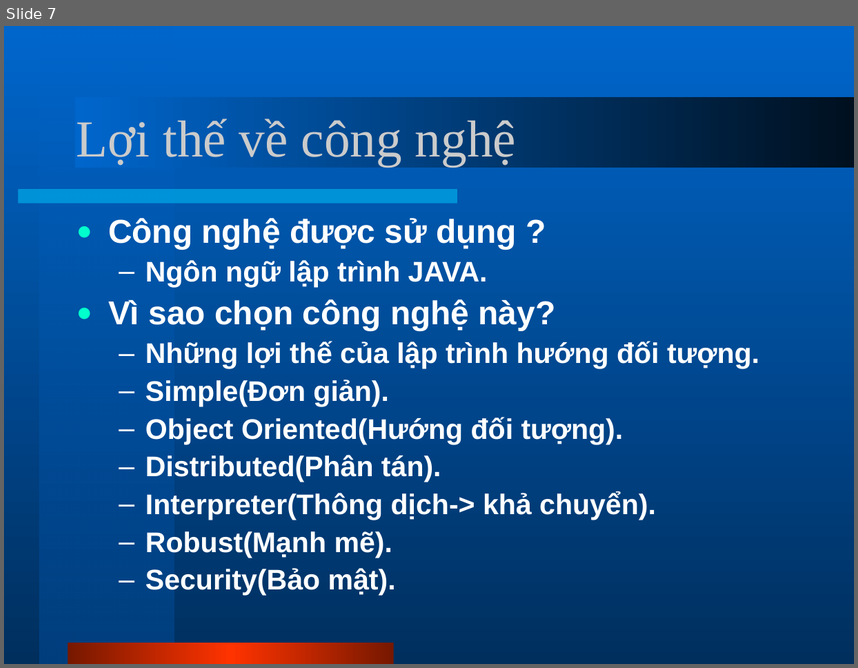
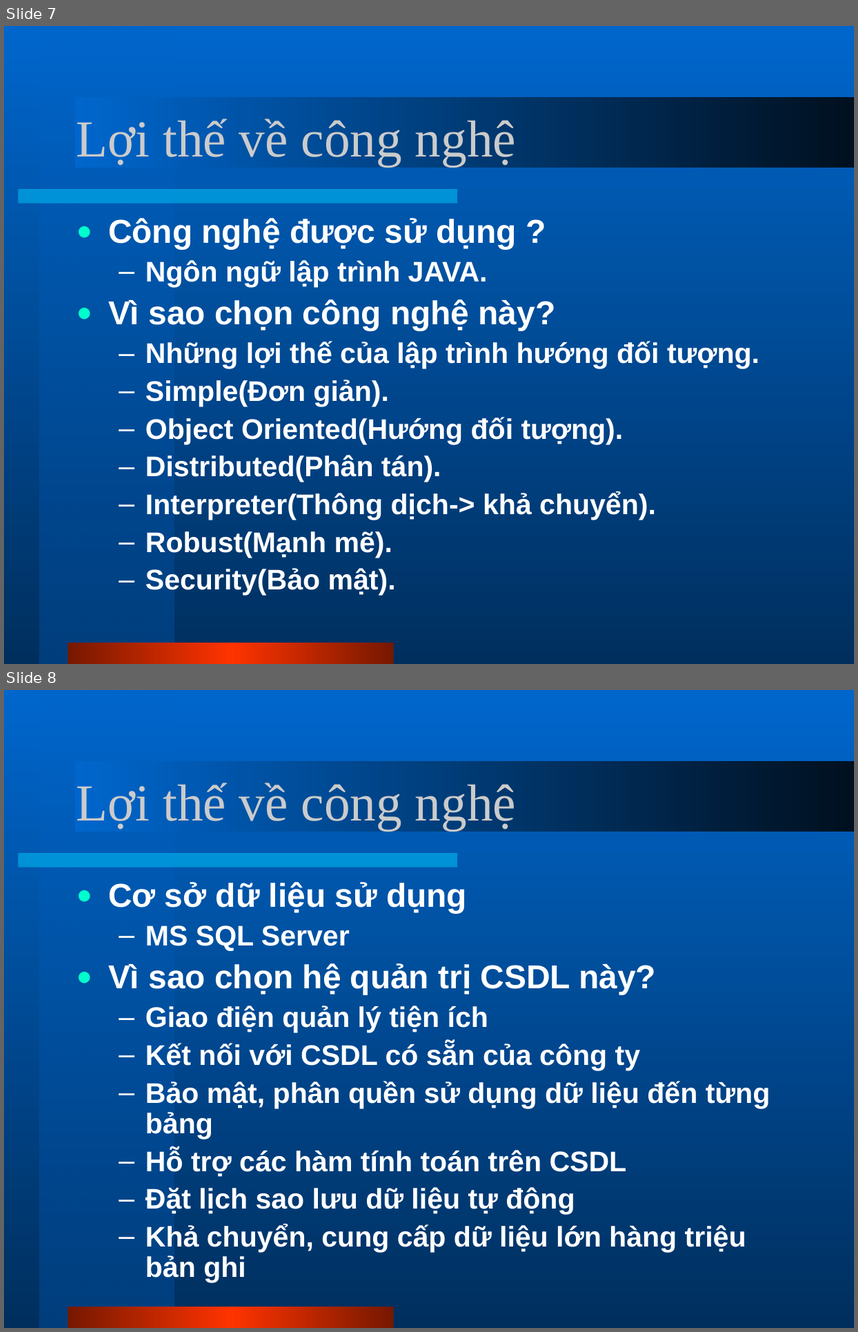
Before and after one commit to phamtuanchip/PHS, a slide deck: Documents/slides.ppt. Shown one above the other, each under a label of ours: slide 7 before the commit, slides 7 and 8 after it. The pictures are 858x668 and 858x1332 pixels, drawn with LibreOffice and Linux fonts; fonts in the diff are those of the drawing. Boxes give left, top, right and bottom in pixels: in the first picture for what was removed or moved away, otherwise in the second. Text is boxed around its words. In the diff, an @@ line names an element or a change of style, - is before the commit and + after.

```diff
--- a/Documents/slides.ppt
+++ b/Documents/slides.ppt
@@ slide 8 added at [4, 690, 854, 1328], background gradient #0066CC to #002F5E; not listed: 4 template elements that a slide beside it also shows @@
@@ title added at [76, 782, 516, 830], 44 pt, text #CBCBCB @@
+Lợi thế về công nghệ
@@ text added at [108, 882, 771, 1283], 24 pt, text #FFFFFF, bold @@
+● Cơ sở dữ liệu sử dụng
+  – MS SQL Server
+● Vì sao chọn hệ quản trị CSDL này?
+  – Giao điện quản lý tiện ích
+  – Kết nối với CSDL có sẵn của công ty
+  – Bảo mật, phân quền sử dụng dữ liệu đến từng bảng
+  – Hỗ trợ các hàm tính toán trên CSDL
+  – Đặt lịch sao lưu dữ liệu tự động
+  – Khả chuyển, cung cấp dữ liệu lớn hàng triệu bản ghi
```
Also in this commit, not shown: 7 slides changed, 1 slide removed.
